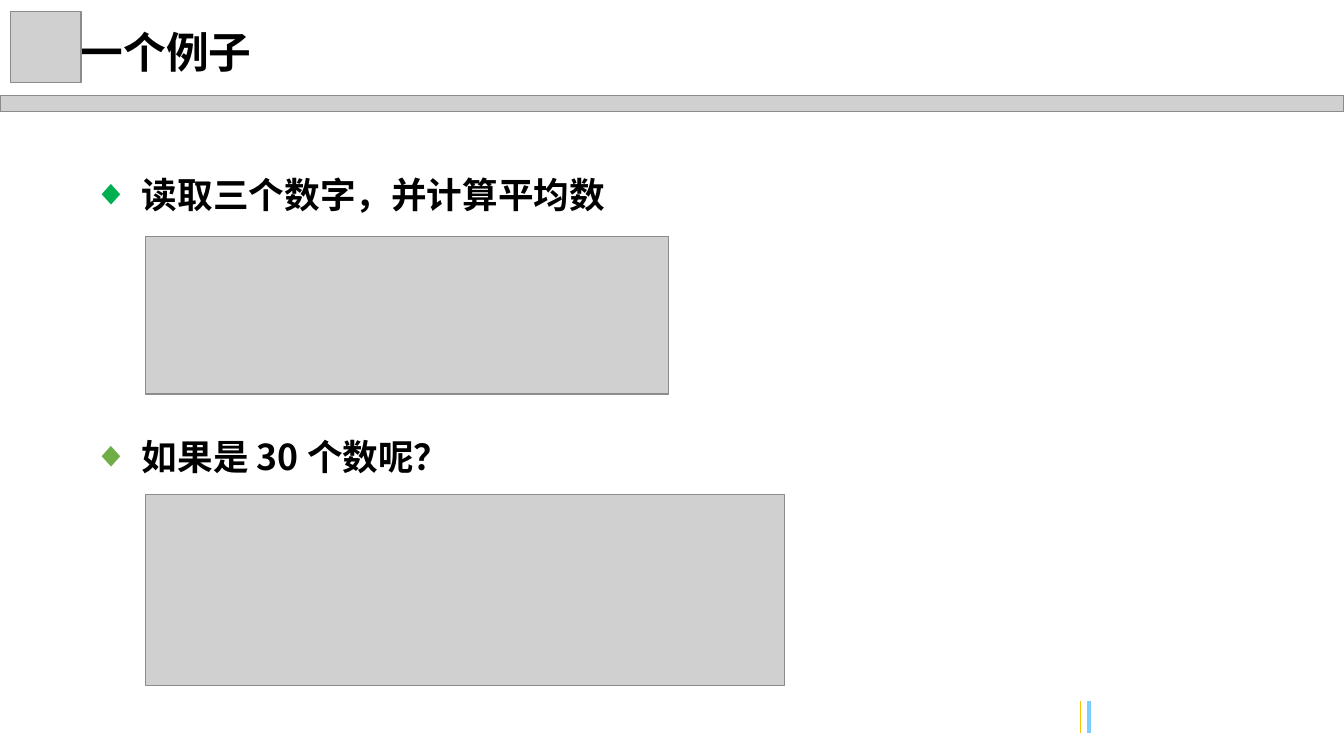
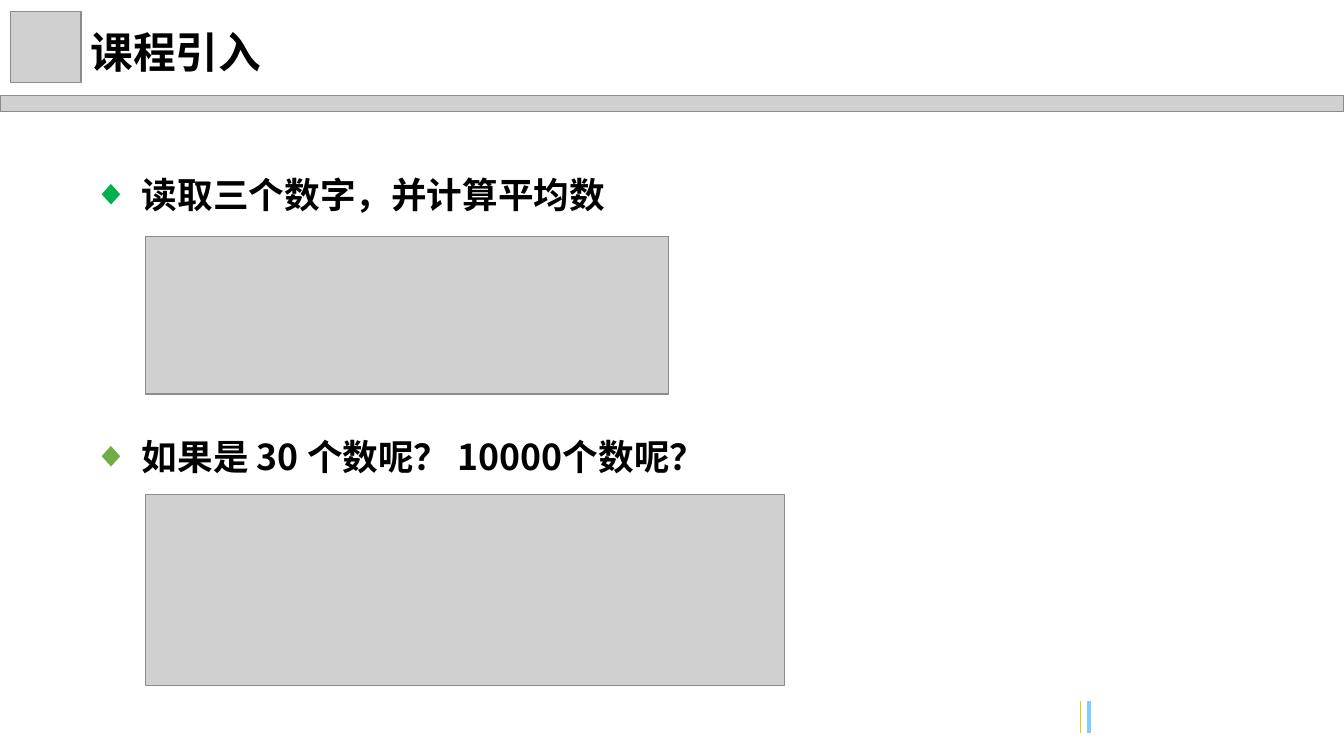
Before and after one commit to freeshow/LearningPython, a slide deck: slide 2 of Python 列表.pptx. Drawn at 1344x756 pixels with LibreOffice and Linux fonts; fonts in the diff are those of the drawing; grey boxes stand for pictures; background and template pictures are left out. Boxes give left, top, right and bottom in pixels: in the first picture for what was removed or moved away, otherwise in the second. Text is boxed around its words. In the diff, an @@ line names an element or a change of style, - is before the commit and + after.

```diff
--- a/Python 列表.pptx
+++ b/Python 列表.pptx
@@ text at bbox=[90, 32, 261, 72]: text changed @@
-一个例子
+课程引入
@@ text at bbox=[142, 439, 706, 474]: text changed @@
-◆ 如果是 30 个数呢？
+◆ 如果是 30 个数呢？ 10000个数呢？
```
Also in this commit, not shown: 9 other slides changed, 2 slides added, 2 slides removed, 5 other files.
